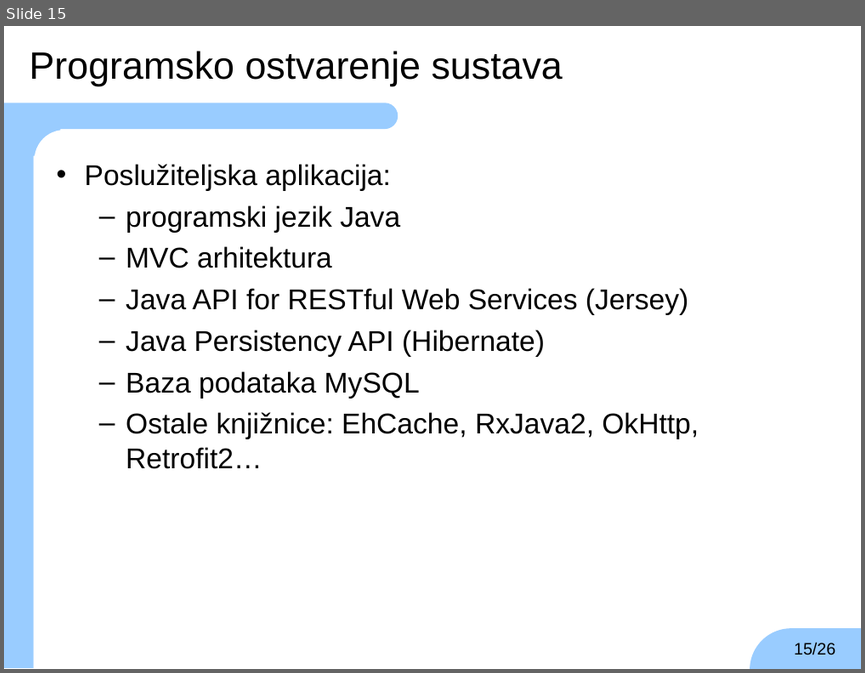
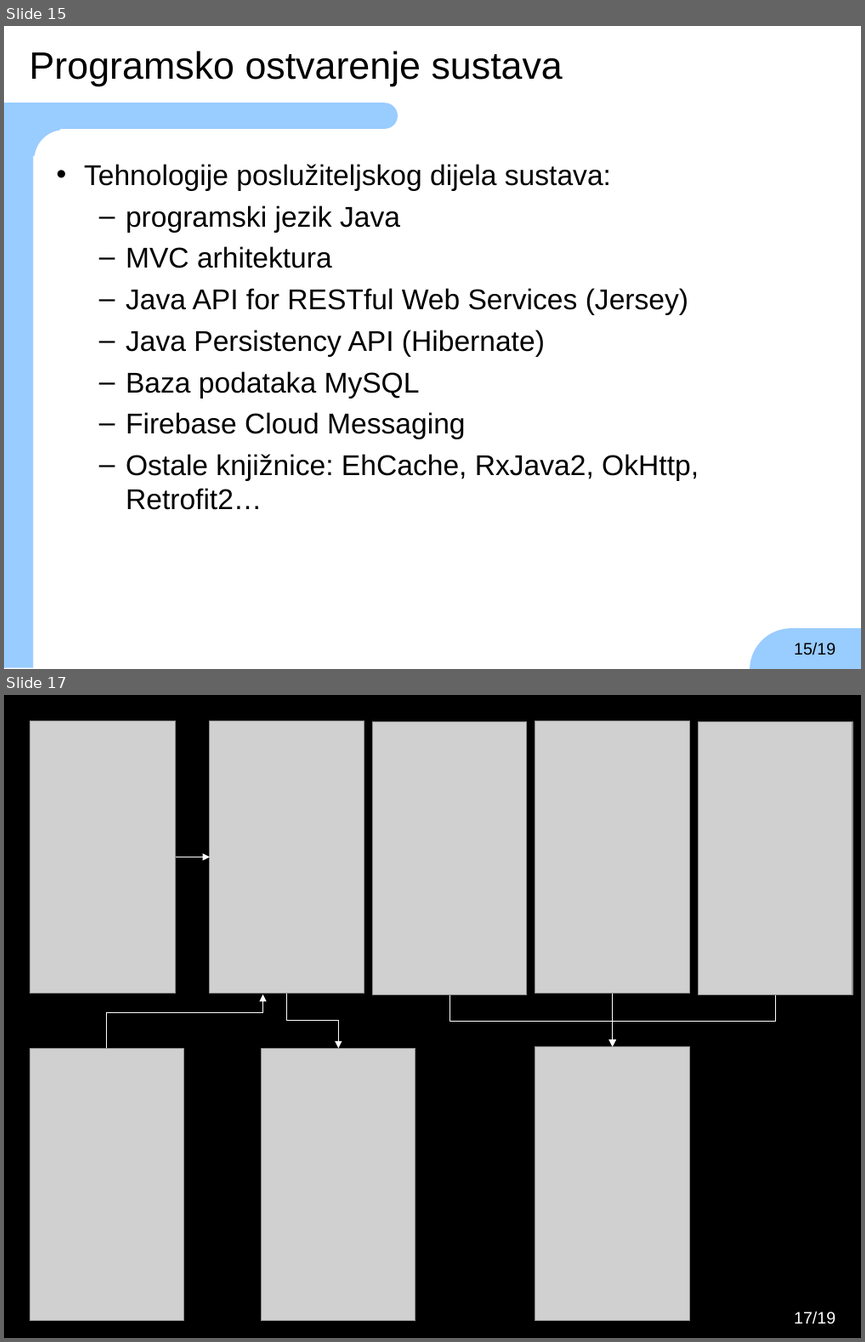
Before and after one commit to TheKarlo95/ZavrsniRad, a slide deck: zavrsni.ppt. Shown one above the other, each under a label of ours: slide 15 before the commit, slides 15 and 17 after it; the slides between them are not shown. The pictures are 865x673 and 865x1342 pixels, drawn with LibreOffice and Linux fonts; fonts in the diff are those of the drawing; grey boxes stand for pictures; background and template pictures are left out. Boxes give left, top, right and bottom in pixels: in the first picture for what was removed or moved away, otherwise in the second. Text is boxed around its words. In the diff, an @@ line names an element or a change of style, - is before the commit and + after.

```diff
--- a/zavrsni.ppt
+++ b/zavrsni.ppt
@@ slide 17 added at <box>4,695,861,1338</box>, background #000000 @@
@@ picture added at <box>30,721,176,993</box> @@
@@ picture added at <box>210,721,364,993</box> @@
@@ picture added at <box>372,721,527,995</box> @@
@@ picture added at <box>535,721,689,993</box> @@
@@ picture added at <box>698,721,852,995</box> @@
@@ elbow arrow added from (176, 857) to (210, 857), #FFFFFF 0.74 pt @@
@@ elbow arrow added from (107, 1048) to (262, 994), #FFFFFF 0.74 pt @@
@@ elbow arrow added from (287, 993) to (338, 1048), #FFFFFF 0.74 pt @@
@@ elbow arrow added from (449, 995) to (613, 1046), #FFFFFF 0.74 pt @@
@@ elbow arrow added from (613, 993) to (613, 1046), #FFFFFF 0.74 pt @@
@@ elbow arrow added from (775, 995) to (613, 1046), #FFFFFF 0.74 pt @@
@@ picture added at <box>30,1048,184,1321</box> @@
@@ picture added at <box>261,1048,415,1321</box> @@
@@ picture added at <box>535,1046,689,1321</box> @@
@@ page number added at <box>794,1310,835,1324</box>, 14 pt, text #FFFFFF @@
+17/19
@@ slide 15 changed as well @@
@@ text at <box>84,164,611,191</box>: text changed @@
-• Poslužiteljska aplikacija:
+• Tehnologije poslužiteljskog dijela sustava:
@@ text at <box>126,412,466,439</box>: paragraph added @@
+  – Firebase Cloud Messaging
@@ page number at <box>794,641,835,655</box>: text changed @@
-15/26
+15/19
```
Also in this commit, not shown: 3 other slides added.
